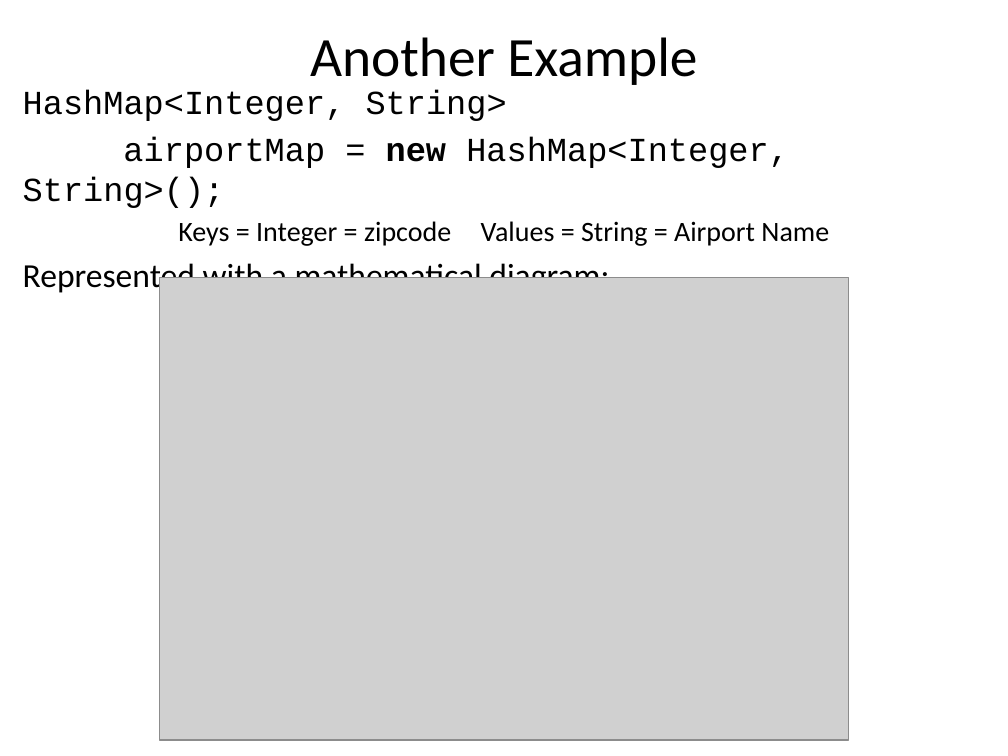
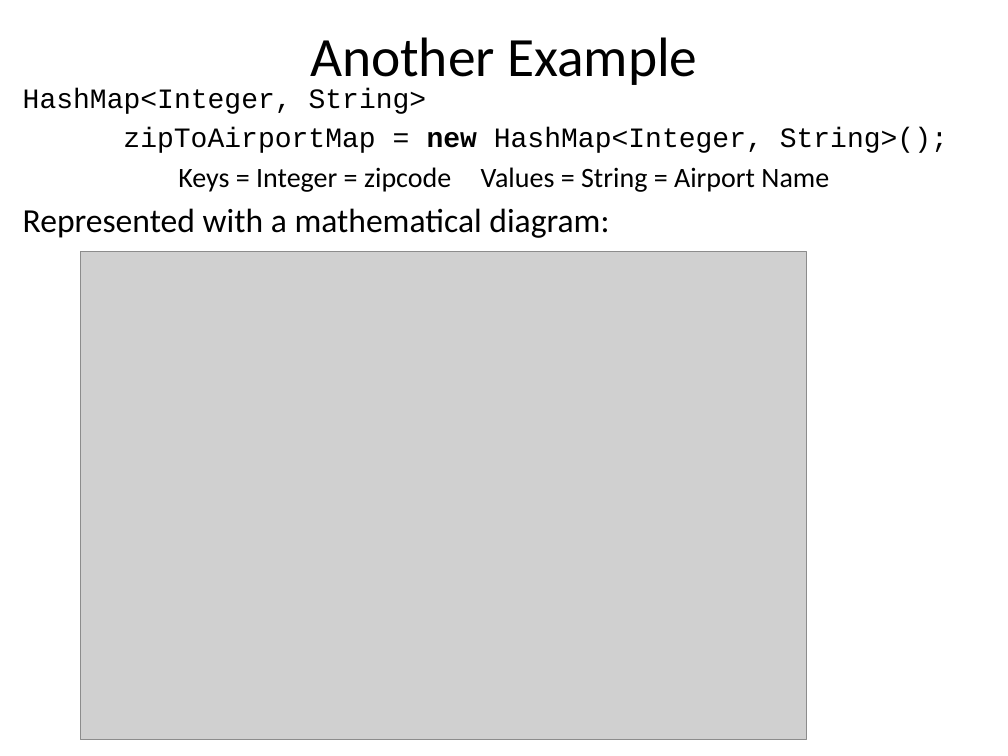
Before and after one commit to RHIT-CSSE/csse220, a slide deck: slide 49 of ClassMaterials/2DArraysAndMaps/Slides/2D Arrays and Maps.pptx. Drawn at 1008x756 pixels with LibreOffice and Linux fonts; fonts in the diff are those of the drawing; grey boxes stand for pictures. Boxes give left, top, right and bottom in pixels: in the first picture for what was removed or moved away, otherwise in the second. Text is boxed around its words. In the diff, an @@ line names an element or a change of style, - is before the commit and + after.

```diff
--- a/ClassMaterials/2DArraysAndMaps/Slides/2D Arrays and Maps.pptx
+++ b/ClassMaterials/2DArraysAndMaps/Slides/2D Arrays and Maps.pptx
@@ text at box(23, 88, 427, 114): size 24 to 20 pt in "HashMap<Integer, String>" @@
@@ text at box(123, 128, 948, 153): text changed; size 24 to 20 pt @@
-airportMap = new HashMap<Integer, String>();
+zipToAirportMap = new HashMap<Integer, String>();
@@ picture: place and size @@
-picture at box(159, 277, 848, 740)
+picture at box(81, 252, 806, 740)
```
Also in this commit, not shown: 3 other slides changed, 8 slides added, 4 slides removed.
